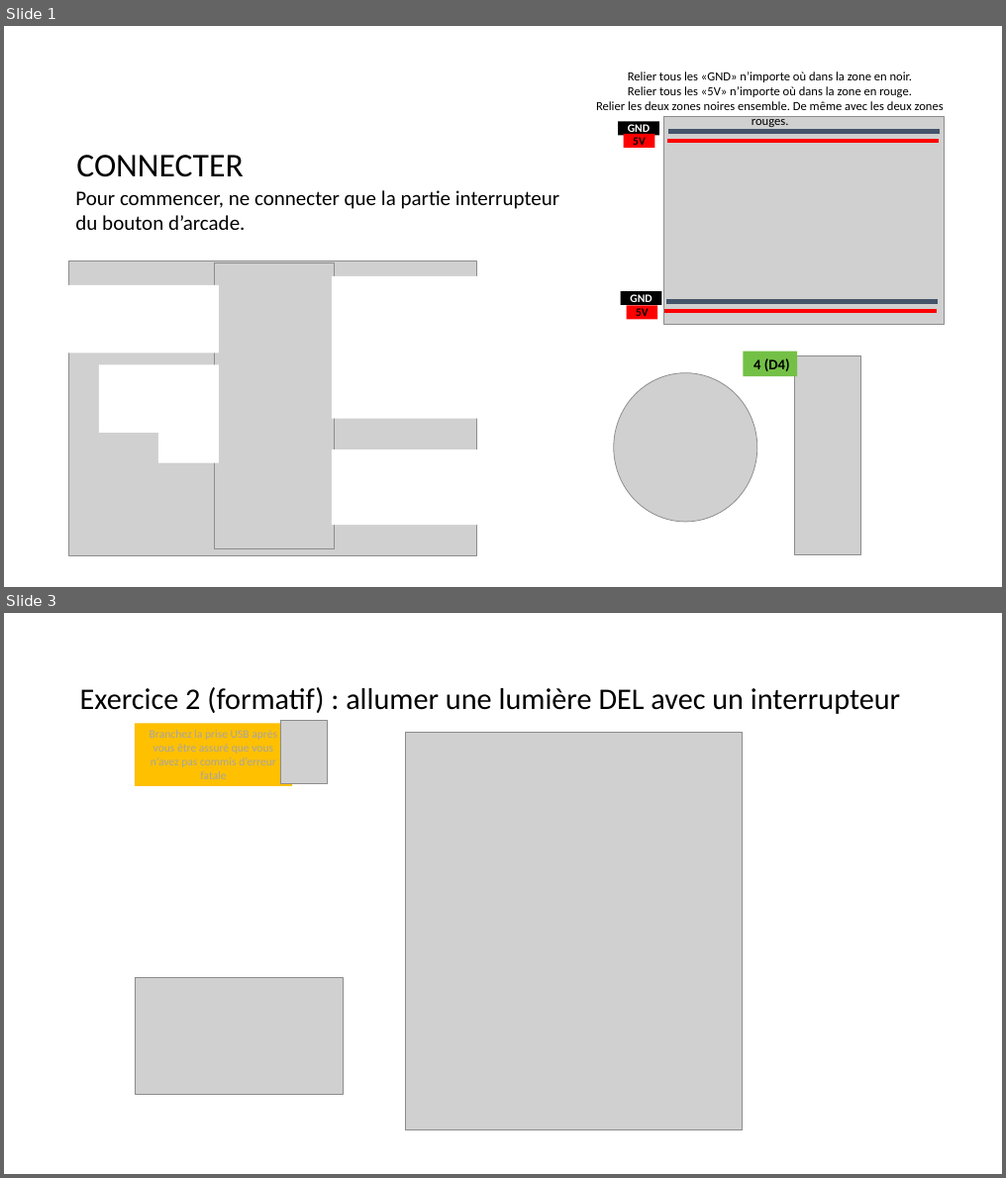
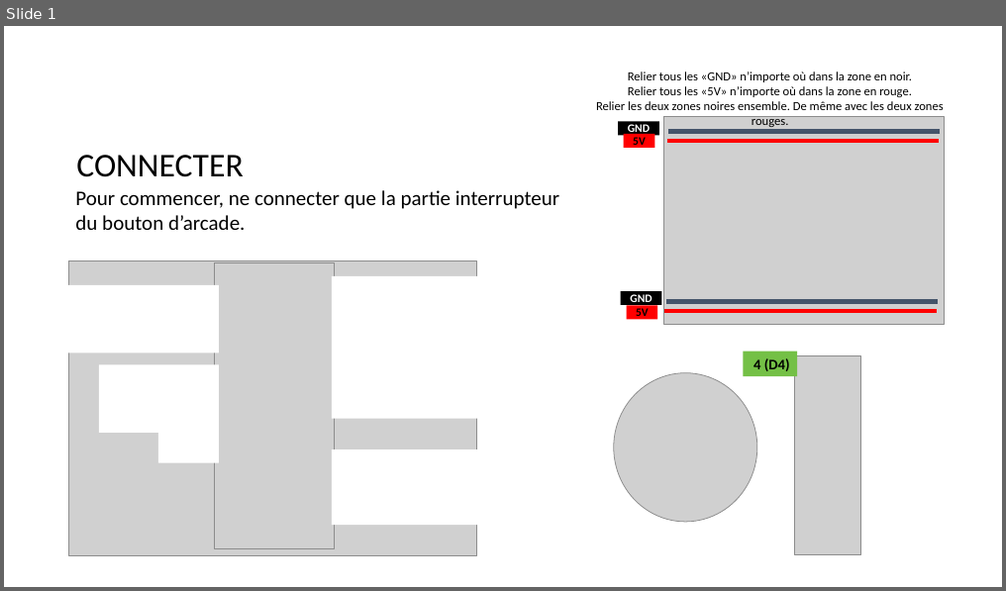
Before and after one commit to tim-montmorency/rel-electro-immersif, a slide deck: rel-electro-immersif-originals/interrupteur.pptx. Shown one above the other, each under a label of ours: slides 1 and 3 before the commit, slide 1 after it; the slides between them are not shown. The pictures are 1006x1178 and 1006x591 pixels, drawn with LibreOffice and Linux fonts; fonts in the diff are those of the drawing; grey boxes stand for pictures. Boxes give left, top, right and bottom in pixels: in the first picture for what was removed or moved away, otherwise in the second. Text is boxed around its words. In the diff, an @@ line names an element or a change of style, - is before the commit and + after.

```diff
--- a/rel-electro-immersif-originals/interrupteur.pptx
+++ b/rel-electro-immersif-originals/interrupteur.pptx
@@ slide 3 removed at box(4, 613, 1002, 1174), background #FFFFFF @@
@@ title removed at box(80, 687, 900, 714) @@
-Exercice 2 (formatif) : allumer une lumière DEL avec un interrupteur
@@ rectangle removed at box(135, 723, 292, 786) @@
-Branchez la prise USB après vous être assuré que vous n’avez pas commis d’erreur fatale
@@ picture removed at box(280, 720, 327, 783) @@
@@ picture removed at box(405, 732, 743, 1130) @@
@@ picture removed at box(135, 977, 343, 1094) @@
```
Also in this commit, not shown: 8 other slides removed, 45 other files.
